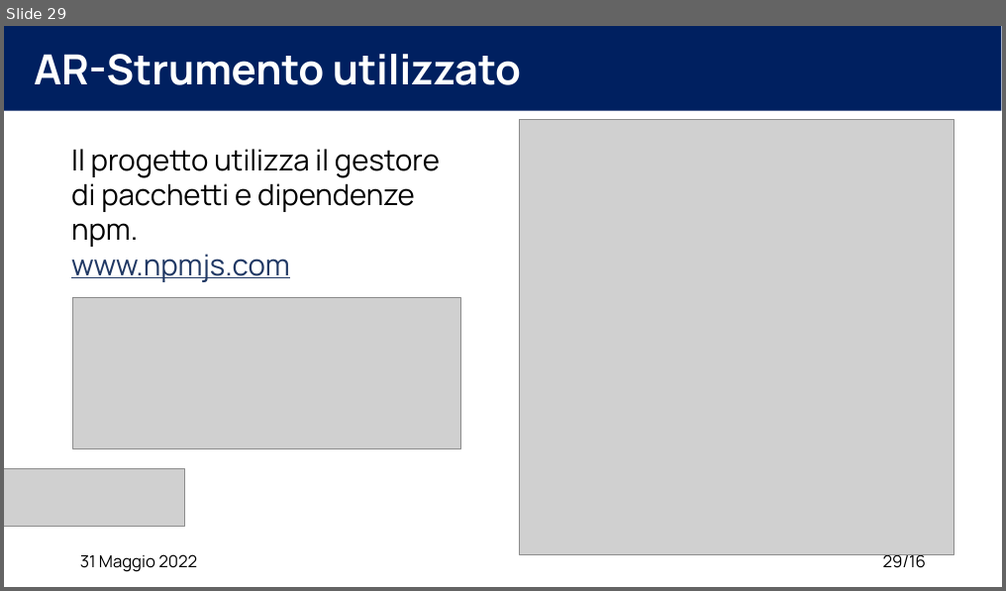
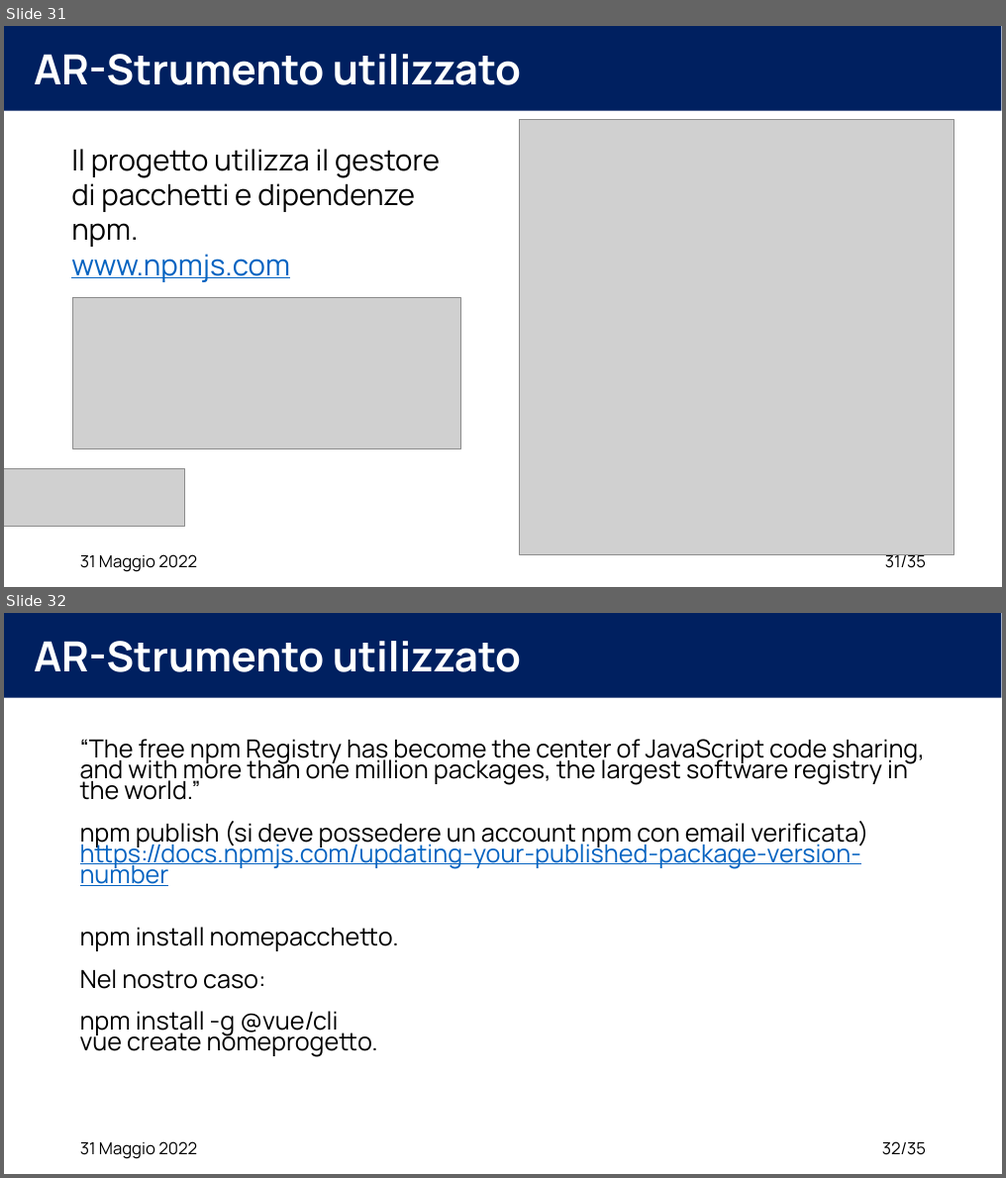
Before and after one commit to XidaZ3/MTSSAssignment3, a slide deck: MTSSAssignment3.pptx. Shown one above the other, each under a label of ours: slide 29 before the commit, slides 31 and 32 after it. The pictures are 1006x591 and 1006x1178 pixels, drawn with LibreOffice and Linux fonts; fonts in the diff are those of the drawing; grey boxes stand for pictures. Boxes give left, top, right and bottom in pixels: in the first picture for what was removed or moved away, otherwise in the second. Text is boxed around its words. In the diff, an @@ line names an element or a change of style, - is before the commit and + after.

```diff
--- a/MTSSAssignment3.pptx
+++ b/MTSSAssignment3.pptx
@@ slide 32 added at (4,613,1002,1174), background #FFFFFF @@
@@ rectangle added at (4,613,1002,697), fill #002060 @@
@@ title added at (34,641,521,672), 40 pt, text #FFFFFF, bold @@
+AR-Strumento utilizzato
@@ text added at (80,739,925,1058), 24 pt, text #000000 @@
+“The free npm Registry has become the center of JavaScript code sharing, and with more than one million packages, the largest software registry in the world.”
+npm publish (si deve possedere un account npm con email verificata)
+https://docs.npmjs.com/updating-your-published-package-version-number
+npm install nomepacchetto.
+Nel nostro caso:
+npm install -g @vue/cli
+vue create nomeprogetto.
@@ text added at (80,1142,197,1159), 16 pt, text #000000 @@
+31 Maggio 2022
@@ page number added at (882,1142,926,1156), 16 pt, text #000000 @@
+32/35
@@ what was slide 29 is now slide 31 @@
@@ slide 31 changed as well @@
@@ text at (71,254,290,282): text colour #203864 to #0563C1 in "www.npmjs.com" @@
@@ page number at (885,552,926,569): text changed @@
-29/16
+31/35
```
Also in this commit, not shown: 19 other slides changed, 1 other slide added, 2 slides removed, 2 other files.
